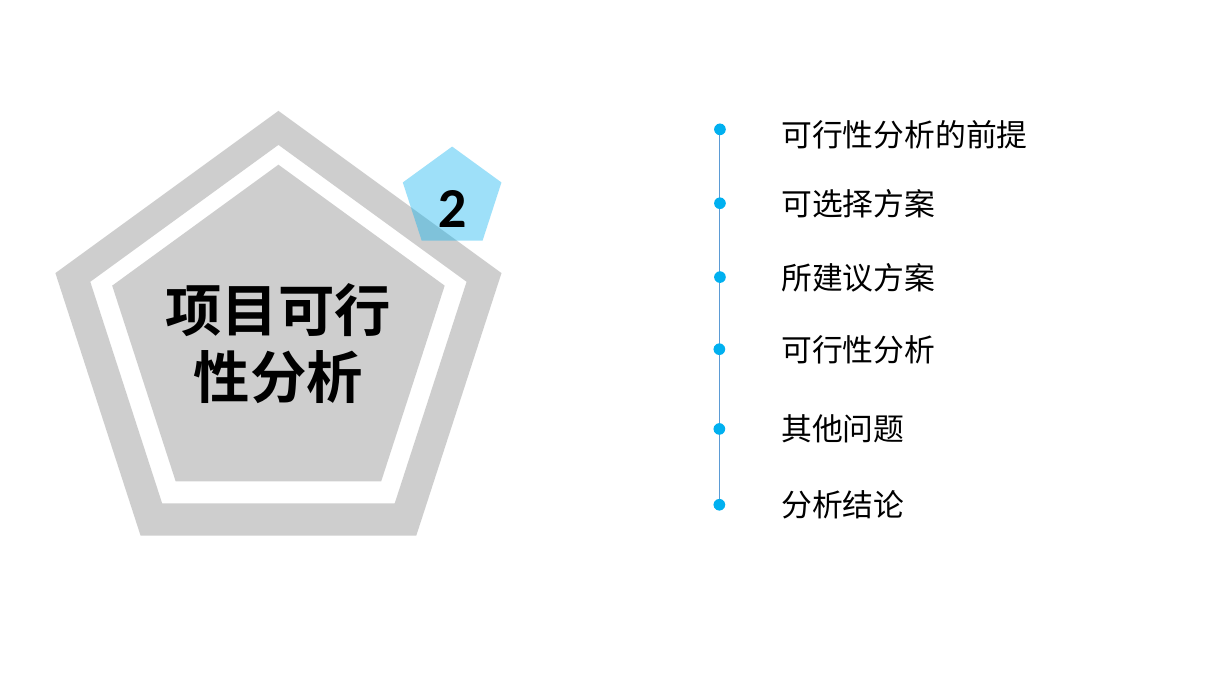
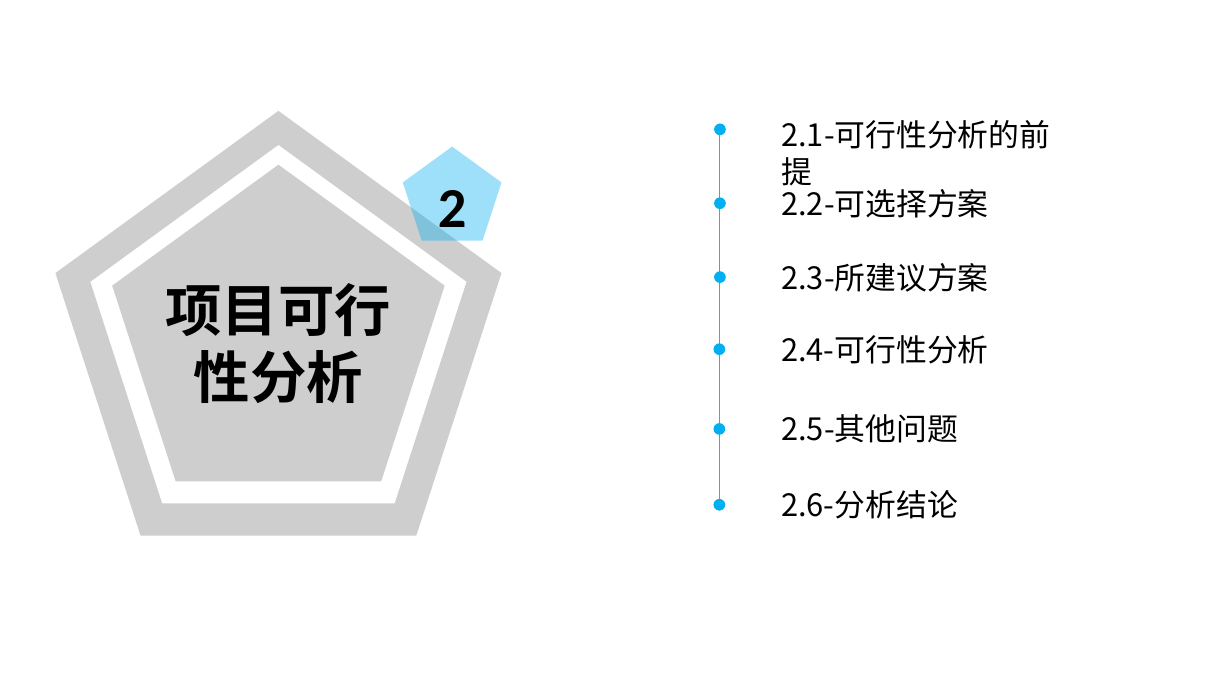
Before and after one commit to PRD2018-G13/PRD2018-G13-TeamProject, a slide deck: slide 5 of PRD2018-G13组项目/软件工程系列课程教学辅助网站/受控文档/分析设计/PRD2018-G13-项目里程碑.pptx (slide 7 before the commit). Drawn at 1232x693 pixels with LibreOffice and Linux fonts; fonts in the diff are those of the drawing; background and template pictures are left out. Boxes give left, top, right and bottom in pixels: in the first picture for what was removed or moved away, otherwise in the second. Text is boxed around its words. In the diff, an @@ line names an element or a change of style, - is before the commit and + after.

```diff
--- a/PRD2018-G13组项目/软件工程系列课程教学辅助网站/受控文档/分析设计/PRD2018-G13-项目里程碑.pptx
+++ b/PRD2018-G13组项目/软件工程系列课程教学辅助网站/受控文档/分析设计/PRD2018-G13-项目里程碑.pptx
@@ text at (781, 120, 1050, 149): text changed @@
-可行性分析的前提
+2.1-可行性分析的前提
@@ text at (781, 184, 988, 218): text changed @@
-可选择方案
+2.2-可选择方案
@@ text at (781, 263, 988, 292): text changed @@
-所建议方案
+2.3-所建议方案
@@ text at (781, 335, 988, 364): text changed @@
-可行性分析
+2.4-可行性分析
@@ text at (781, 414, 958, 443): text changed @@
-其他问题
+2.5-其他问题
@@ text at (781, 490, 958, 519): text changed @@
-分析结论
+2.6-分析结论
```
Also in this commit, not shown: 23 other slides changed, 49 slides added, 15 slides removed, 2 other files.
